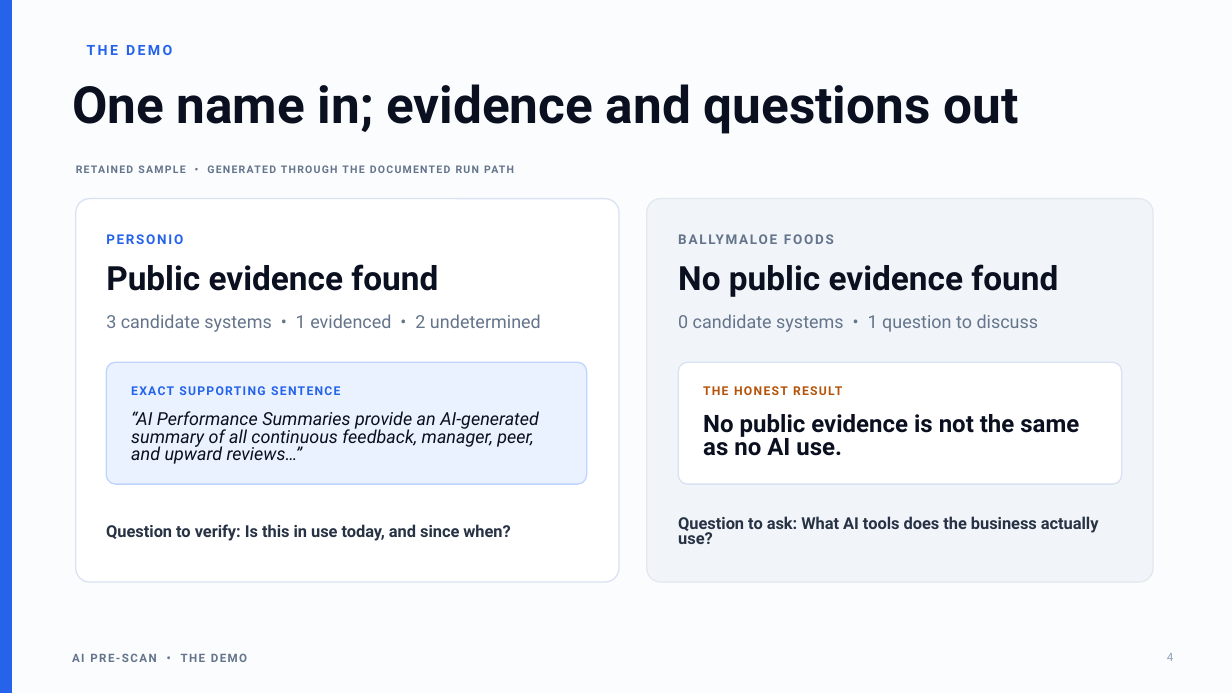
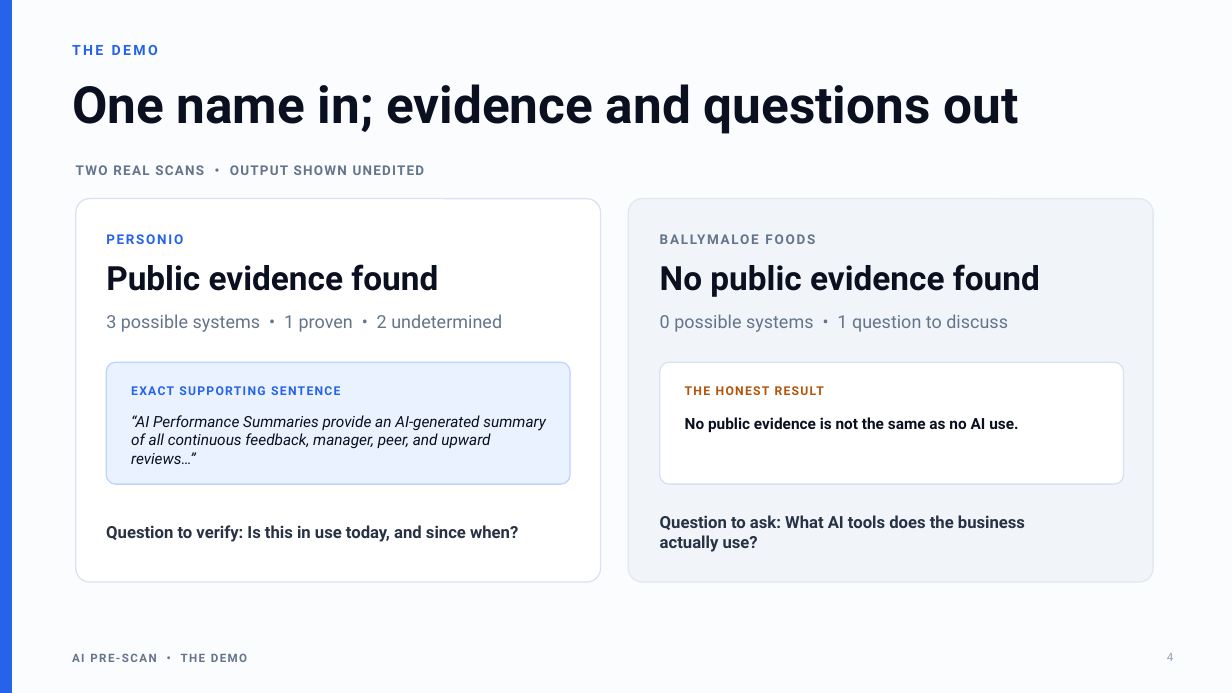
Before and after one commit to nyelugo/PROJECT-AI-Pre-Scan, a slide deck: slide 4 of docs/ai-pre-scan-presentation.pptx. Drawn at 1232x693 pixels with LibreOffice and Linux fonts; fonts in the diff are those of the drawing. Boxes give left, top, right and bottom in pixels: in the first picture for what was removed or moved away, otherwise in the second. Text is boxed around its words. In the diff, an @@ line names an element or a change of style, - is before the commit and + after.

```diff
--- a/docs/ai-pre-scan-presentation.pptx
+++ b/docs/ai-pre-scan-presentation.pptx
@@ text "THE DEMO": place and size @@
-text "THE DEMO" at [87, 45, 172, 55]
+text "THE DEMO" at [72, 45, 158, 55]
@@ text at [76, 165, 425, 175]: text changed; size 8.1 to 10.5 pt @@
-RETAINED SAMPLE • GENERATED THROUGH THE DOCUMENTED RUN PATH
+TWO REAL SCANS • OUTPUT SHOWN UNEDITED
@@ rounded rectangle: place and size @@
-rounded rectangle at [76, 199, 619, 582]
+rounded rectangle at [76, 199, 601, 582]
@@ rounded rectangle: place and size @@
-rounded rectangle at [647, 199, 1153, 582]
+rounded rectangle at [628, 199, 1153, 582]
@@ text at [106, 314, 502, 332]: text changed @@
-3 candidate systems • 1 evidenced • 2 undetermined
+3 possible systems • 1 proven • 2 undetermined
@@ text at [660, 314, 1008, 332]: text changed @@
-0 candidate systems • 1 question to discuss
+0 possible systems • 1 question to discuss
@@ rounded rectangle: place and size @@
-rounded rectangle at [106, 362, 587, 484]
+rounded rectangle at [106, 362, 570, 484]
@@ rounded rectangle: place and size @@
-rounded rectangle at [678, 362, 1122, 484]
+rounded rectangle at [660, 362, 1124, 484]
@@ text "“AI Performance Summaries provide an ..." at [131, 415, 545, 464]: size 14 to 12 pt; line spacing 0.8 to 1 @@
@@ text "No public evidence is not ..." at [685, 417, 1018, 432]: size 18.7 to 12 pt; line spacing 0.8 to 1 @@
@@ text "Question to verify: Is this ..." at [106, 525, 518, 542]: size 12.8 to 13 pt; line spacing 0.9 to 1 @@
@@ 5 texts: place and size @@
-5 texts at [678, 228, 1099, 544]
+5 texts at [660, 228, 1040, 552]
@@ text "Question to ask: What AI ..." at [660, 515, 1025, 552]: size 12.8 to 13 pt; line spacing 0.8 to 1 @@
```
Also in this commit, not shown: 7 other slides changed, 2 slides added, 2 slides removed.
